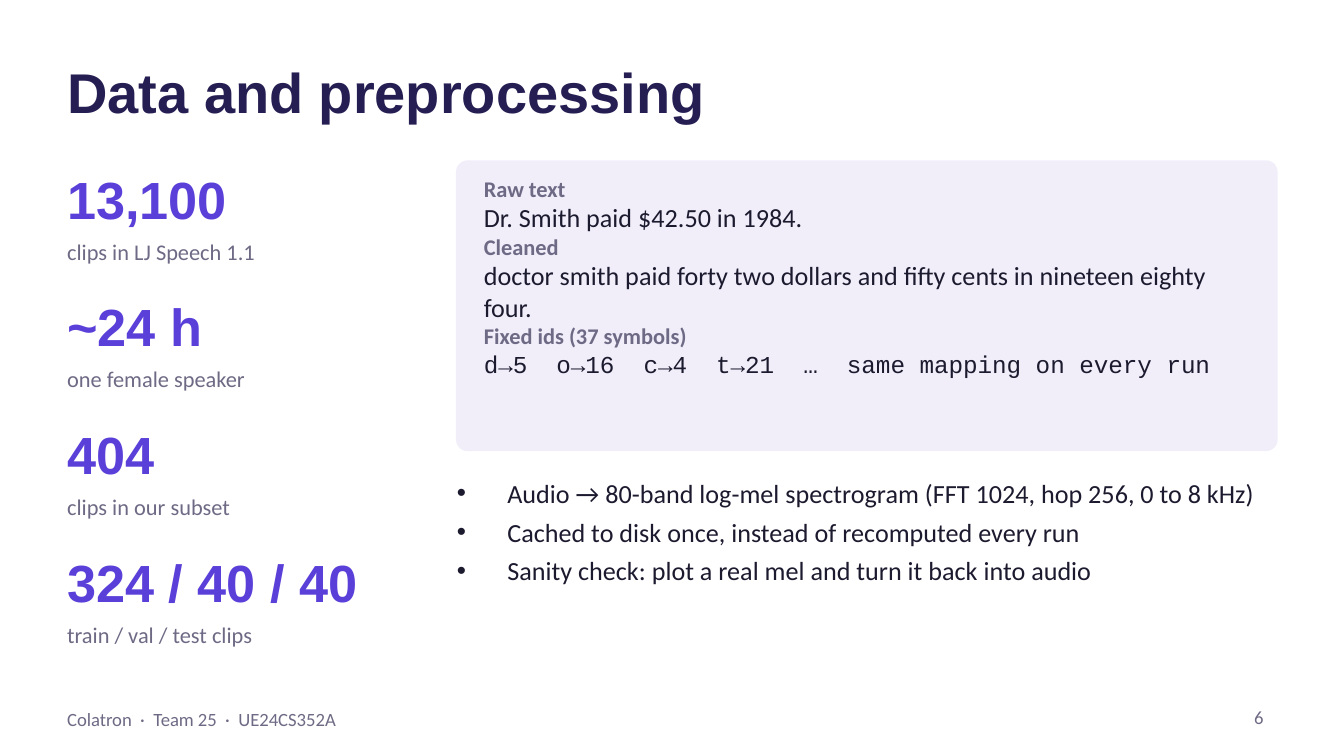
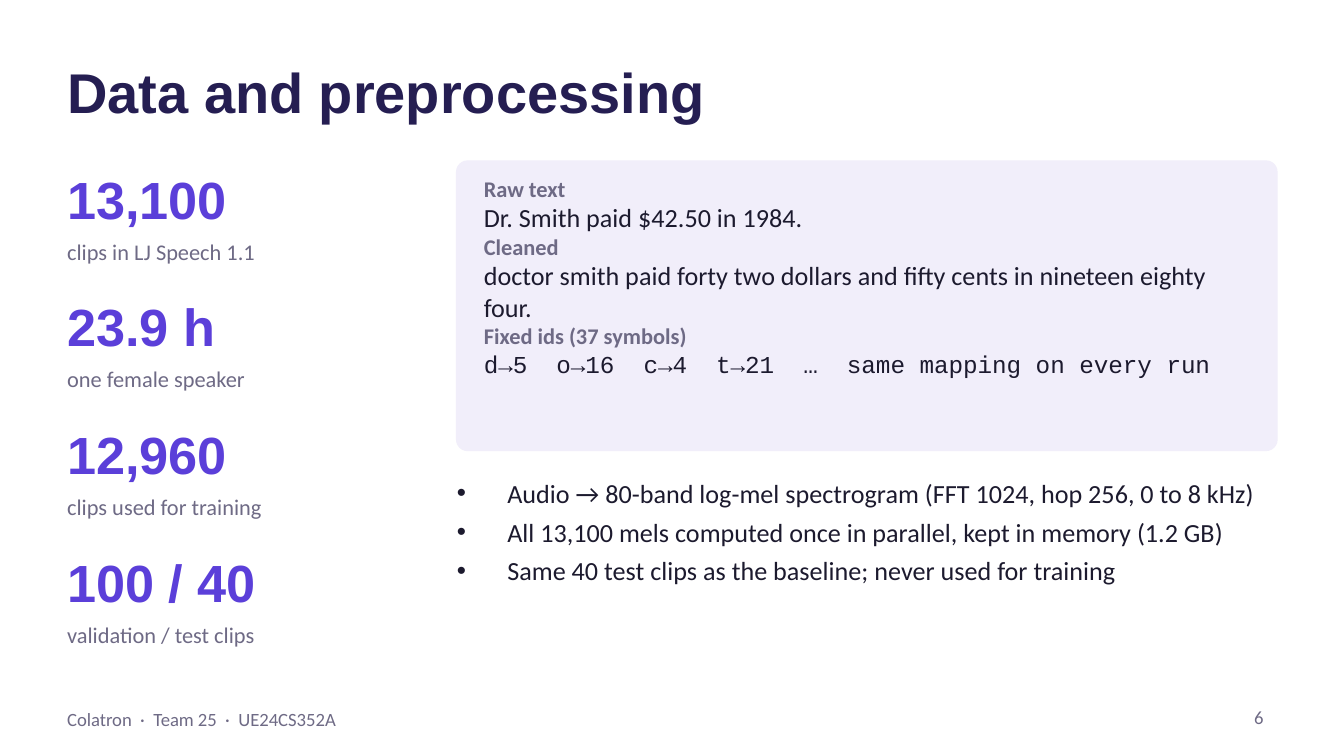
Before and after one commit to Mann0801/colatron-tts, a slide deck: slide 6 of report/Colatron_Slides.pptx. Drawn at 1344x756 pixels with LibreOffice and Linux fonts; fonts in the diff are those of the drawing. Boxes give left, top, right and bottom in pixels: in the first picture for what was removed or moved away, otherwise in the second. Text is boxed around its words. In the diff, an @@ line names an element or a change of style, - is before the commit and + after.

Commit message:
Add Colatron: seq2seq TTS with attention trained from scratch, intelligibility eval, final results
Colatron (src/models/colatron.py) is a Tacotron-style model with location-sensitive
attention, reduction factor 3 and a guided attention loss, trained from scratch on all
13,100 LJ Speech clips (step 5,000, 2.2 h: laptop CPU then a Colab T4 GPU).
eval/intelligibility.py scores every system with a wav2vec 2.0 recogniser: Colatron +
HiFi-GAN reaches 25% WER vs 100% for the no-attention baseline and 16% for the
pretrained Tacotron 2 reference. README, demo, slides and write-up updated.

```diff
--- a/report/Colatron_Slides.pptx
+++ b/report/Colatron_Slides.pptx
@@ text at (x1=67, y1=308, x2=215, y2=347): text changed @@
-~24 h
+23.9 h
@@ text at (x1=67, y1=437, x2=227, y2=482): text changed @@
-404
+12,960
@@ text at (x1=67, y1=499, x2=262, y2=519): text changed @@
-clips in our subset
+clips used for training
@@ text at (x1=507, y1=523, x2=1223, y2=585): text changed @@
-• Cached to disk once, instead of recomputed every run
-• Sanity check: plot a real mel and turn it back into audio
+• All 13,100 mels computed once in parallel, kept in memory (1.2 GB)
+• Same 40 test clips as the baseline; never used for training
@@ text at (x1=67, y1=565, x2=256, y2=603): text changed @@
-324 / 40 / 40
+100 / 40
@@ text at (x1=67, y1=627, x2=254, y2=647): text changed @@
-train / val / test clips
+validation / test clips
```
Also in this commit, not shown: 8 other slides changed, 4 slides added, 3 slides removed, 40 other files.
